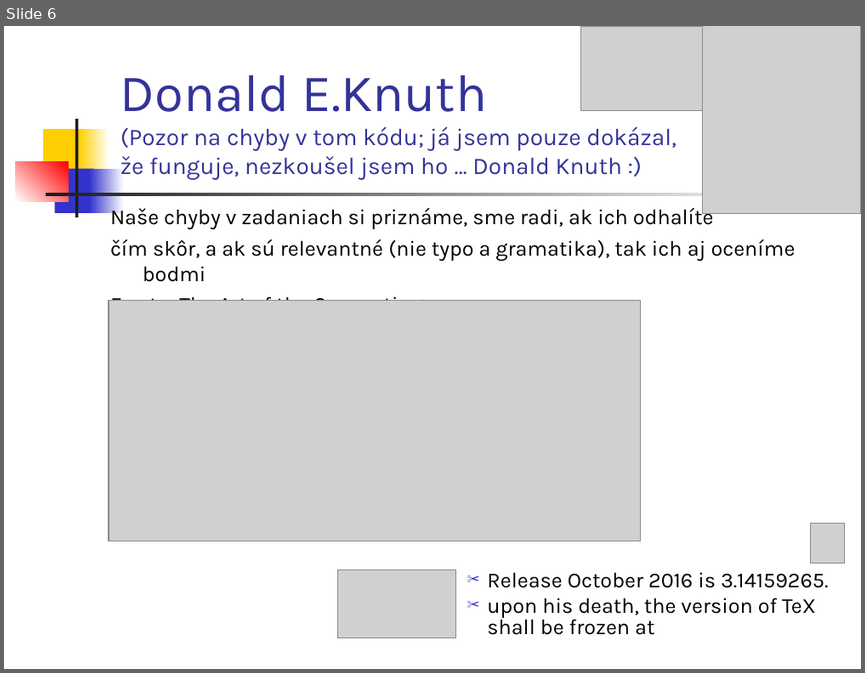
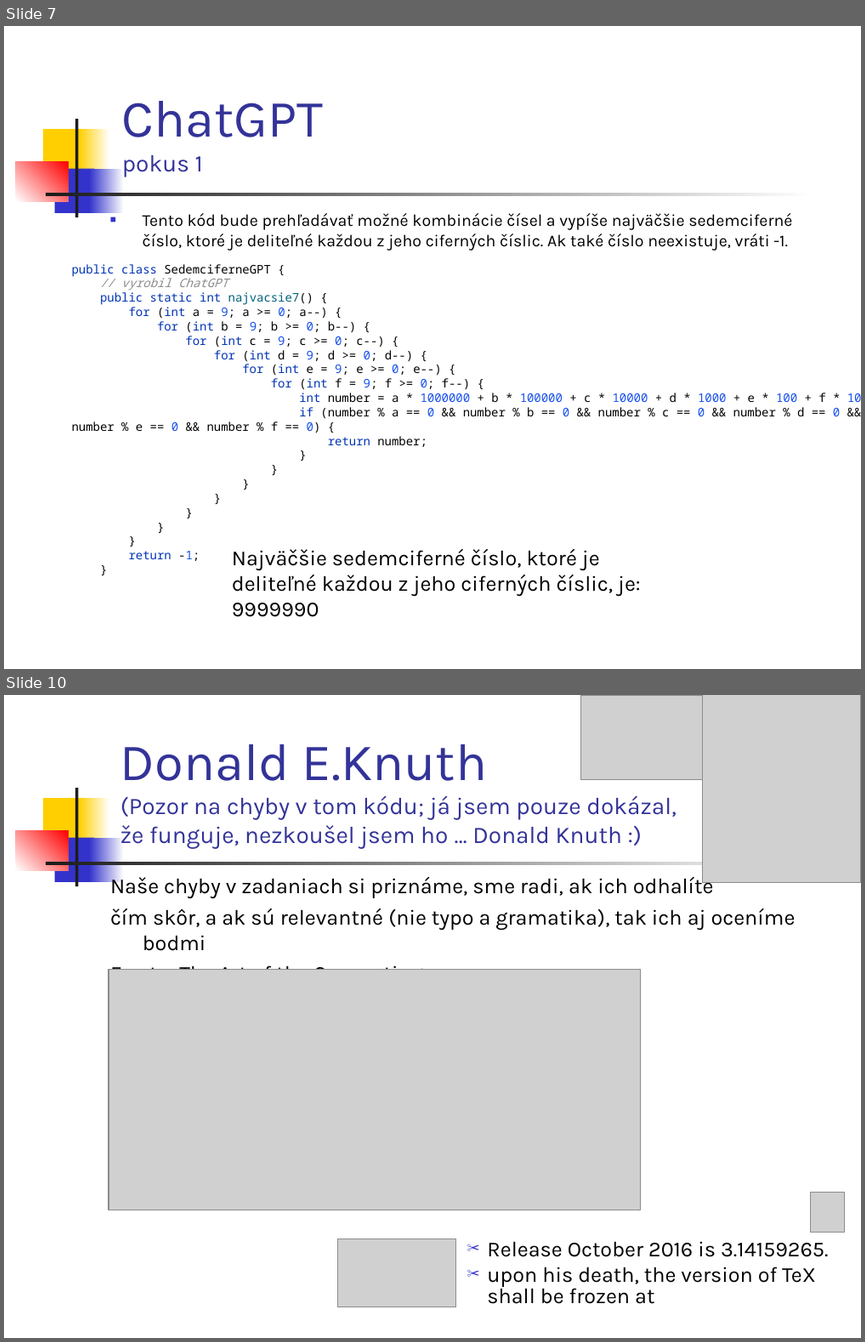
Before and after one commit to Programovanie4/Prednasky, a slide deck: 02/02_java.ppt. Shown one above the other, each under a label of ours: slide 6 before the commit, slides 7 and 10 after it; the slides between them are not shown. The pictures are 865x673 and 865x1342 pixels, drawn with LibreOffice and Linux fonts; fonts in the diff are those of the drawing; grey boxes stand for pictures. Boxes give left, top, right and bottom in pixels: in the first picture for what was removed or moved away, otherwise in the second. Text is boxed around its words. In the diff, an @@ line names an element or a change of style, - is before the commit and + after.

```diff
--- a/02/02_java.ppt
+++ b/02/02_java.ppt
@@ slide 7 added at (x1=4, y1=26, x2=861, y2=669), background #FFFFFF; not listed: 7 template elements that a slide beside it also shows @@
@@ title added at (x1=122, y1=101, x2=323, y2=177), 44 pt, text #333399 @@
+ChatGPT
+pokus 1
@@ text added at (x1=143, y1=213, x2=792, y2=250), 14 pt, text #000000 @@
+■ Tento kód bude prehľadávať možné kombinácie čísel a vypíše najväčšie sedemciferné číslo, ktoré je deliteľné každou z jeho ciferných číslic. Ak také číslo neexistuje, vráti -1.
@@ text added at (x1=72, y1=264, x2=861, y2=561), 10 pt, text #080808 @@
+public class SedemciferneGPT {
+// vyrobil ChatGPT
+public static int najvacsie7() {
+for (int a = 9; a >= 0; a--) {
+for (int b = 9; b >= 0; b--) {
+for (int c = 9; c >= 0; c--) {
+for (int d = 9; d >= 0; d--) {
+for (int e = 9; e >= 0; e--) {
+for (int f = 9; f >= 0; f--) {
+int number = a * 1000000 + b * 100000 + c * 10000 + d * 1000 + e * 100 + f * 10;
+if (number % a == 0 && number % b == 0 && number % c == 0 && number % d == 0 && number % e == 0 && number % f == 0) {
+return number;
+}
+}
+}
+}
+}
+}
+}
+return -1;
+}
@@ text added at (x1=232, y1=549, x2=641, y2=617), 18 pt, text #000000 @@
+Najväčšie sedemciferné číslo, ktoré je deliteľné každou z jeho ciferných číslic, je: 9999990
@@ what was slide 6 is now slide 10 @@
```
Also in this commit, not shown: 6 slides changed, 3 other slides added, 1 slide removed, 1 other file.
